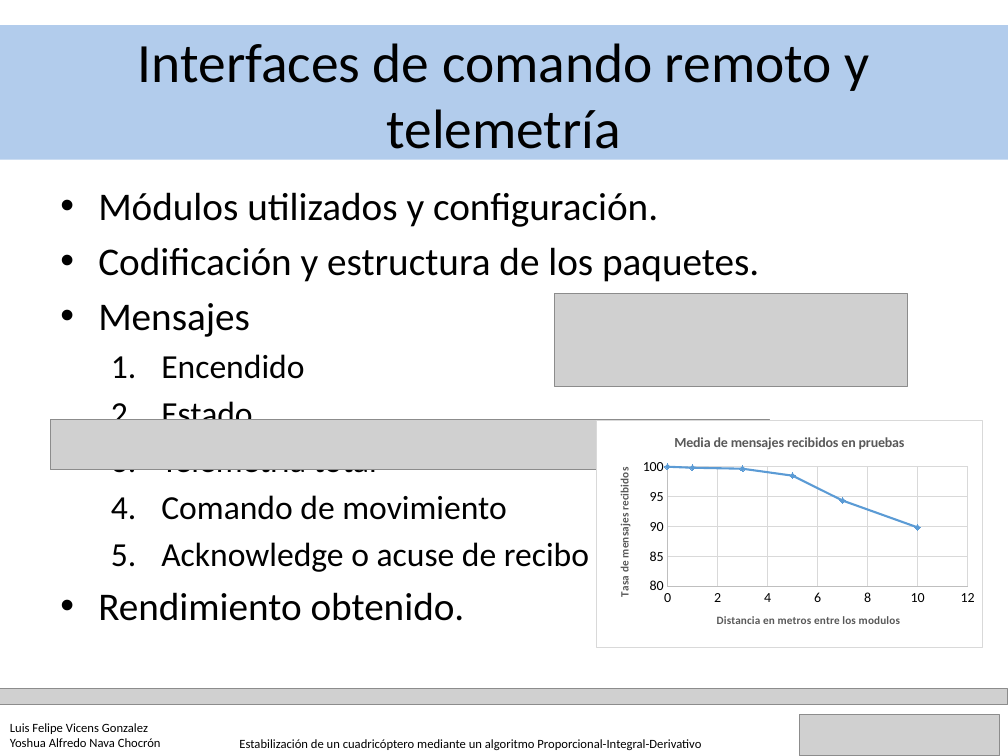
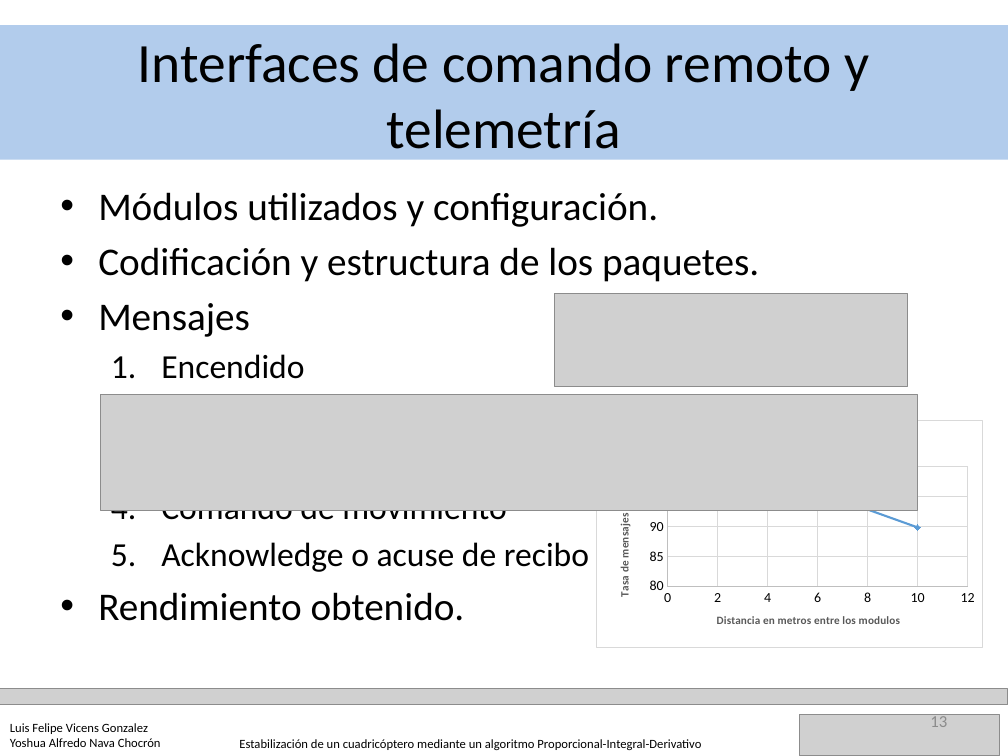
Before and after one commit to YoshuaNava/TesisCuadricoptero, a slide deck: slide 13 of Documento/Defensa TEG animaciones.pptx. Drawn at 1008x756 pixels with LibreOffice and Linux fonts; fonts in the diff are those of the drawing; grey boxes stand for pictures. Boxes give left, top, right and bottom in pixels: in the first picture for what was removed or moved away, otherwise in the second. Text is boxed around its words. In the diff, an @@ line names an element or a change of style, - is before the commit and + after.

```diff
--- a/Documento/Defensa TEG animaciones.pptx
+++ b/Documento/Defensa TEG animaciones.pptx
@@ picture added at [101,395,917,511] @@
@@ picture removed at [50,420,770,471] @@
@@ page number added at [930,714,947,727], 12 pt, text #8C8C8C @@
+13
```
Also in this commit, not shown: 22 other slides changed, 4 other files.
